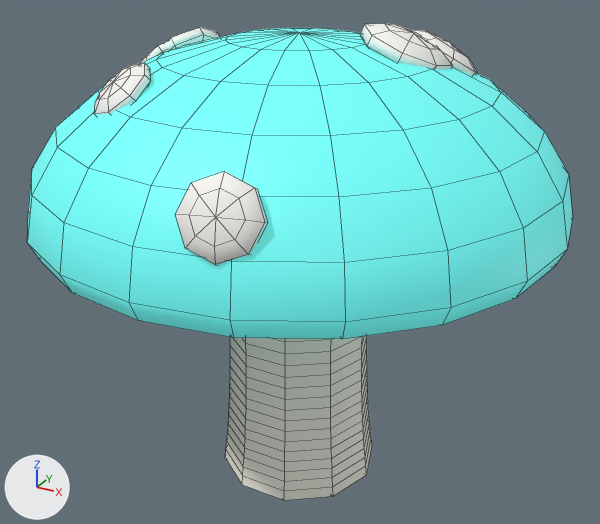
The FBX model assets/models/tools/Glowcap.fbx as it was, and as the next commit left it.
The view is the same before and after, from a 50 mm lens placed at (0.896, -1.625, 1.373), pointed at (0.002, 0.0, 0.561). Arrows for +X, +Y and +Z are at lower left; the lights stay in place. The picture after the commit comes second. Mesh edges are drawn as thin lines. Where no turn or scale is listed for an object, it has been applied to the vertices.

Names of what the first picture shows: 'Handle', 'Spot', 'Spot.001', 'Spot.003', 'Spot.004', 'Spot.005', 'Spot.006', 'Stem'.
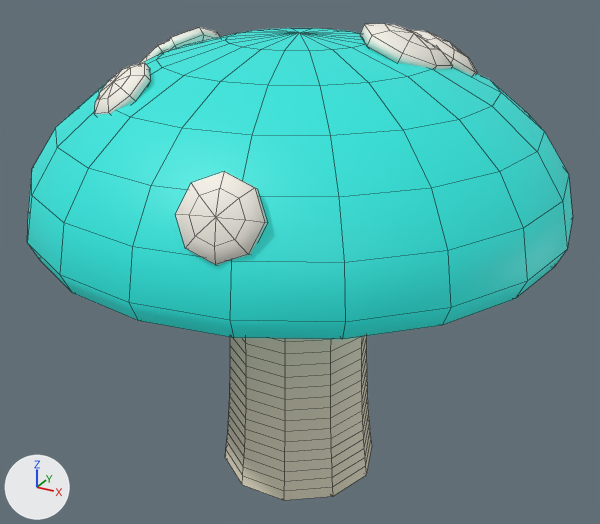
Patch to the scene script:
```diff
--- a/assets/models/tools/Glowcap.fbx.py
+++ b/assets/models/tools/Glowcap.fbx.py
@@ mat_spot @@
 mat_spot = principled_material('Spot')
-mat_spot.base_color = (0.965, 0.949, 0.91)  # white #fbf9f5
+mat_spot.base_color = (0.922, 0.888, 0.807)  # white #f6f2e8
 mat_spot.roughness = 0.55
@@ mat_body @@
 mat_body = principled_material('Body')
-mat_body.base_color = (0.133, 0.784, 0.753)  # cyan #66e5e1
+mat_body.base_color = (0.016, 0.578, 0.527)  # cyan #22c8c0
 mat_body.roughness = 0.55
-mat_body.emission_color = (0.133, 0.784, 0.753)  # cyan #66e5e1
+mat_body.emission_color = (0.016, 0.578, 0.527)  # cyan #22c8c0
 mat_body.emission_strength = 0.35
@@ mat_stem @@
 mat_stem = principled_material('Stem')
-mat_stem.base_color = (0.933, 0.894, 0.8)  # white #f7f3e7
+mat_stem.base_color = (0.855, 0.776, 0.604)  # pale yellow #eee4cc
 mat_stem.roughness = 0.55
```

What differs and where, as boxes (x1, y1, x2, y2) in the pictures (600 x 524 px):
'Handle', recoloured
    both: (27, 28, 573, 339)
'Stem', recoloured (white to pale yellow)
    both: (225, 336, 372, 500)
'Spot.005', recoloured
    both: (360, 24, 453, 69)
'Spot.006', recoloured
    both: (95, 63, 150, 114)
'Spot', recoloured
    both: (164, 27, 220, 51)
'Spot.001', recoloured
    both: (141, 42, 167, 63)
